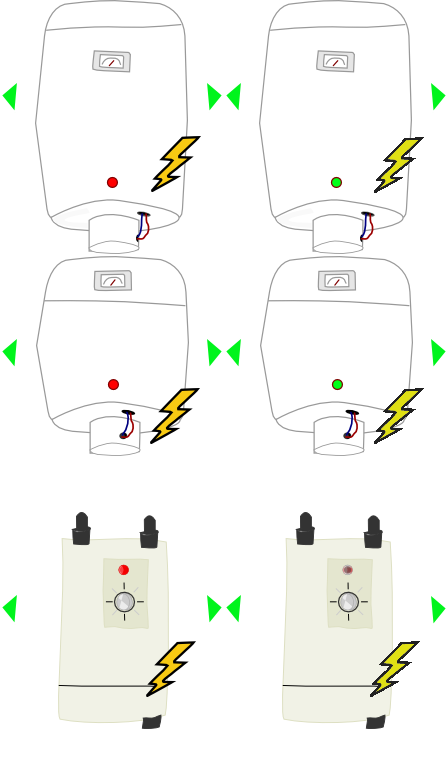
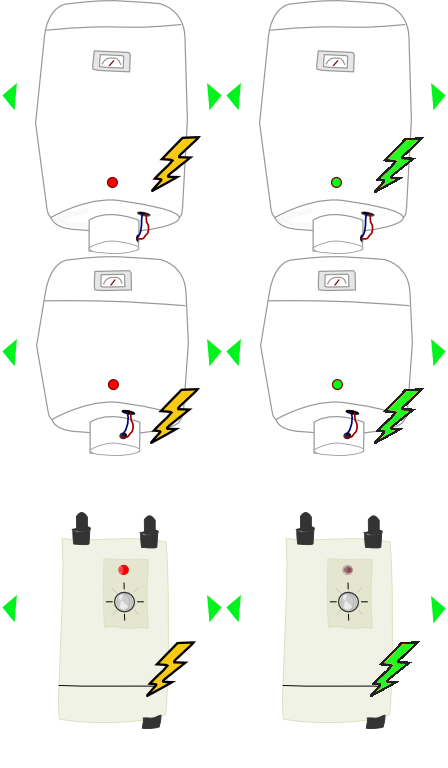
Two versions of the same layered image (448×768). Layer-by-layer changes:
painted on "Background" over [378, 140, 418, 690]
